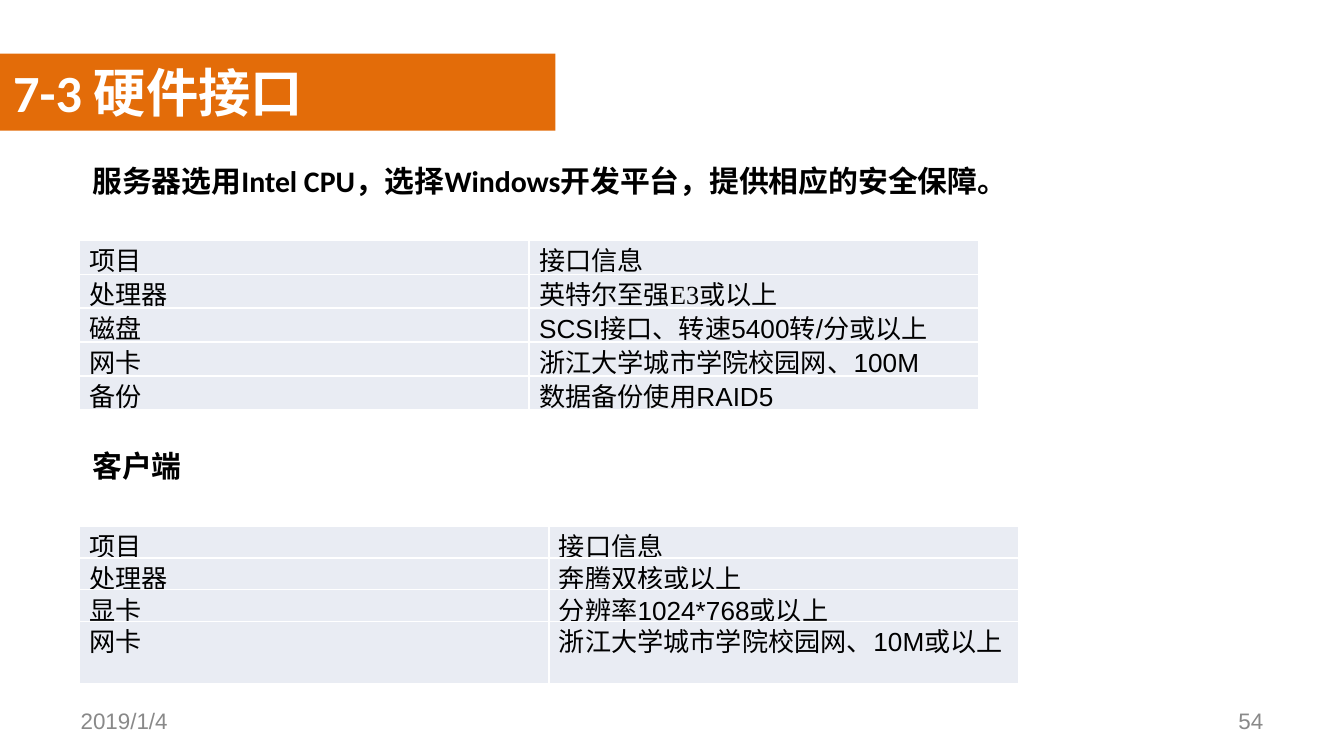
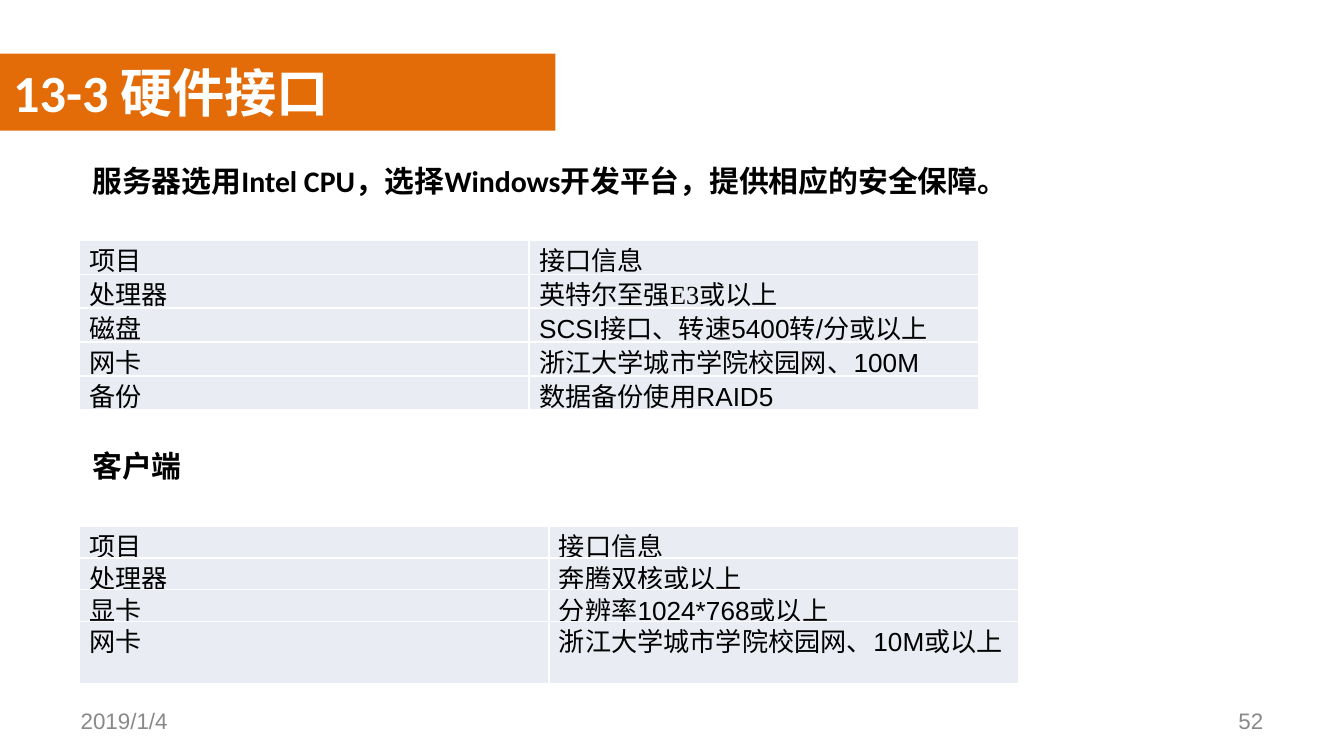
Before and after one commit to SoftwareRequirtmentsG02/Document, a slide deck: slide 52 of 案例教学系统/受控文档/分析设计/PPT/PRD2018-G02-SRS评审PPT.pptx (slide 54 before the commit). Drawn at 1344x756 pixels with LibreOffice and Linux fonts; fonts in the diff are those of the drawing; background and template pictures are left out. Boxes give left, top, right and bottom in pixels: in the first picture for what was removed or moved away, otherwise in the second. Text is boxed around its words. In the diff, an @@ line names an element or a change of style, - is before the commit and + after.

```diff
--- a/案例教学系统/受控文档/分析设计/PPT/PRD2018-G02-SRS评审PPT.pptx
+++ b/案例教学系统/受控文档/分析设计/PPT/PRD2018-G02-SRS评审PPT.pptx
@@ text at [13,67,329,117]: text changed @@
-7-3 硬件接口
+13-3 硬件接口
@@ page number at [1238,713,1263,729]: text changed @@
-54
+52
```
Also in this commit, not shown: 10 other slides changed, 2 slides removed, 21 other files.
